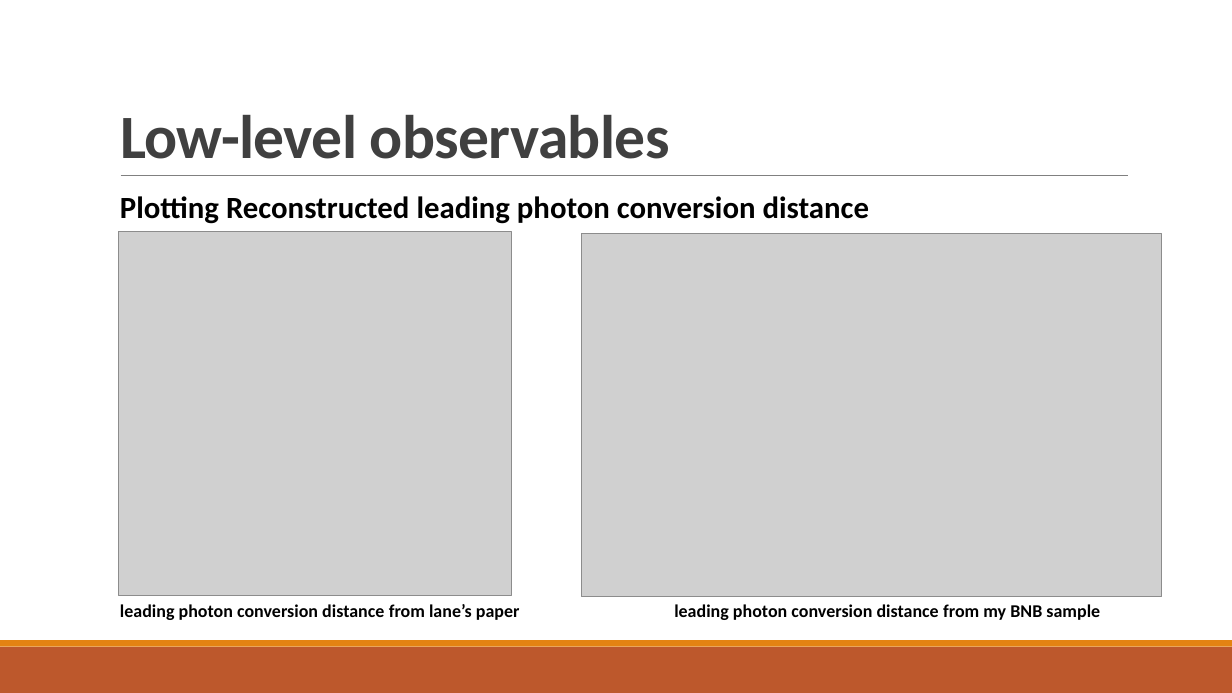
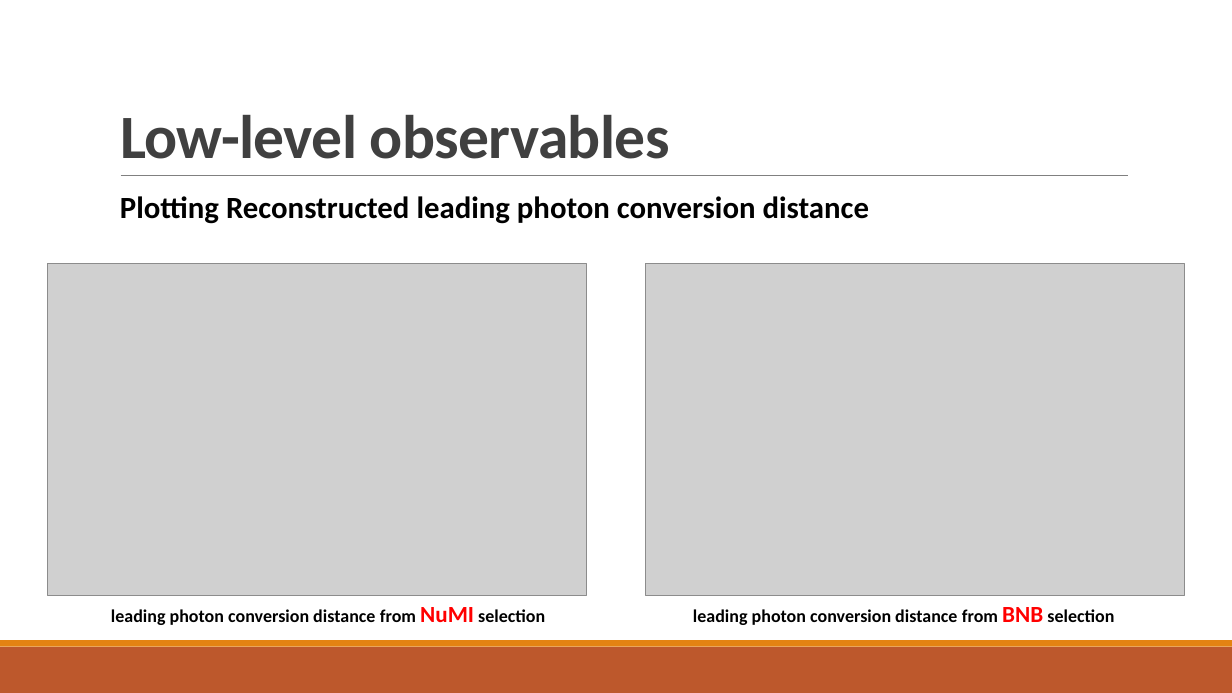
Before and after one commit to jordongalaxy-max/FYP_PYTHON_REAL, a slide deck: slide 19 of Update_Slides/FYP_Weekly_Update_Slides_12March.pptx. Drawn at 1232x693 pixels with LibreOffice and Linux fonts; fonts in the diff are those of the drawing; grey boxes stand for pictures. Boxes give left, top, right and bottom in pixels: in the first picture for what was removed or moved away, otherwise in the second. Text is boxed around its words. In the diff, an @@ line names an element or a change of style, - is before the commit and + after.

```diff
--- a/Update_Slides/FYP_Weekly_Update_Slides_12March.pptx
+++ b/Update_Slides/FYP_Weekly_Update_Slides_12March.pptx
@@ picture: place and size @@
-picture at box(118, 232, 512, 596)
+picture at box(48, 263, 587, 595)
@@ picture: place and size @@
-picture at box(581, 234, 1162, 597)
+picture at box(646, 263, 1185, 595)
@@ text at box(111, 607, 545, 625): text changed @@
-leading photon conversion distance from lane’s paper
+leading photon conversion distance from NuMI selection
@@ text at box(693, 607, 1114, 625): text changed @@
-leading photon conversion distance from my BNB sample
+leading photon conversion distance from BNB selection
```
Also in this commit, not shown: 24 other slides changed, 9 other files.
